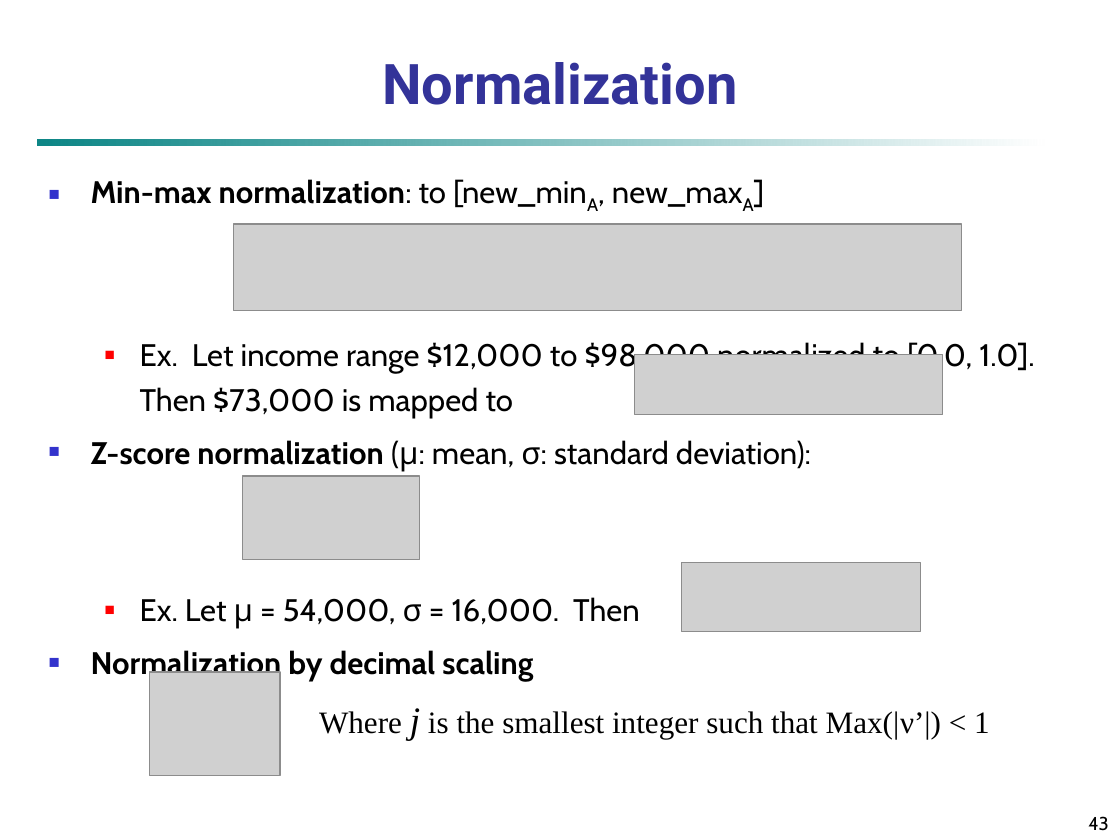
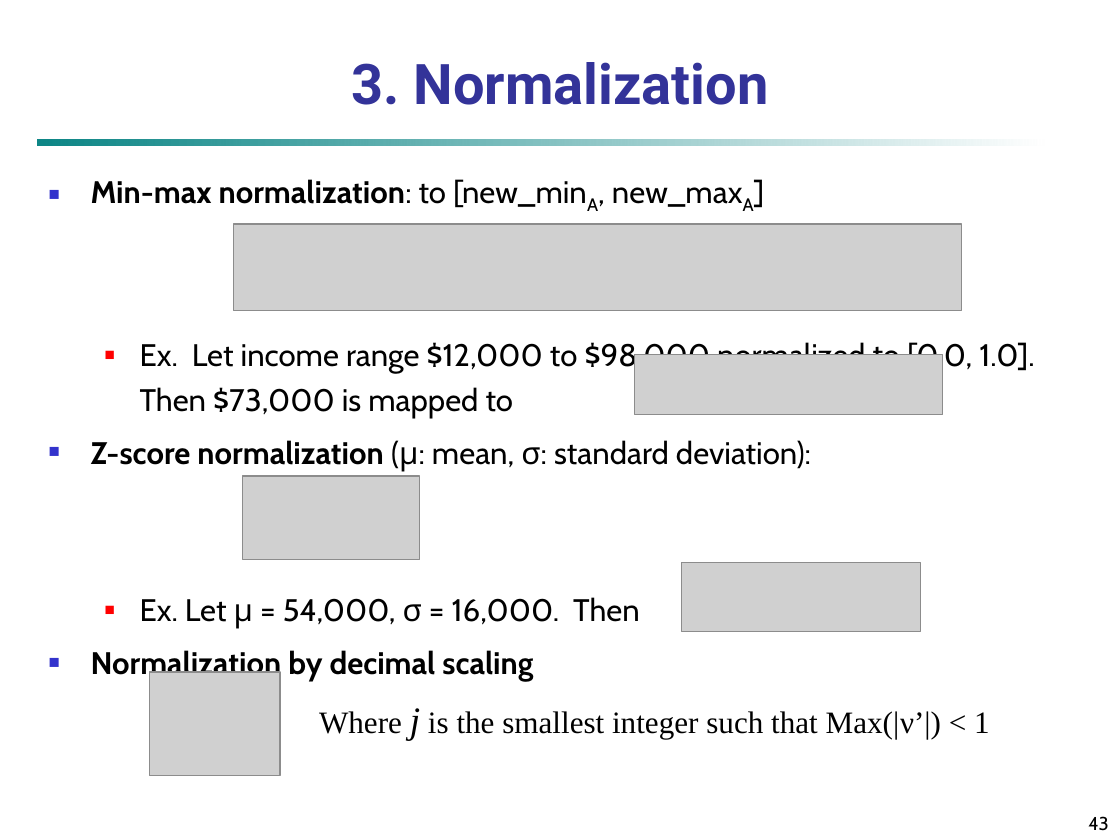
Before and after one commit to mohandesosama/data_warehouse_and_data_mining, a slide deck: slide 43 of Datamining-Slides/03_Preprocessing.ppt. Drawn at 1120x840 pixels with LibreOffice and Linux fonts; fonts in the diff are those of the drawing; grey boxes stand for pictures; background and template pictures are left out. Boxes give left, top, right and bottom in pixels: in the first picture for what was removed or moved away, otherwise in the second. Text is boxed around its words. In the diff, an @@ line names an element or a change of style, - is before the commit and + after.

```diff
--- a/Datamining-Slides/03_Preprocessing.ppt
+++ b/Datamining-Slides/03_Preprocessing.ppt
@@ title at bbox=[351, 62, 769, 105]: text changed @@
-Normalization
+3. Normalization
```
Also in this commit, not shown: 4 other slides changed.
